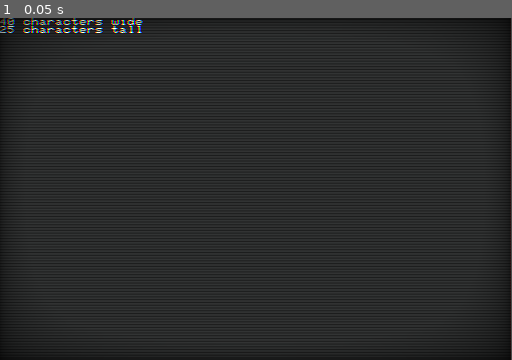
Above: before the commit, frame 1.
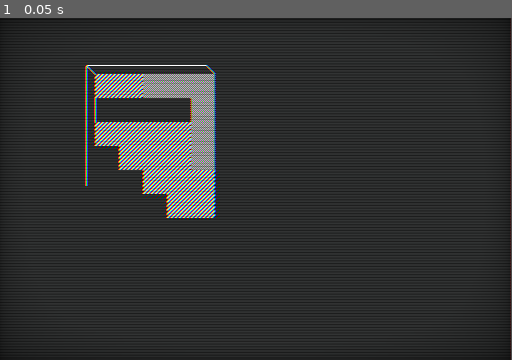
Above: after the commit, the same moment.

Repository: microaeris/ggj-2021
Game: Godot game, scene res://tests/test_renderer.tscn
Same seed, same stepped clock (60 frames per second), same inputs: the game is played once before the commit and once after it. The project has no main scene, so this scene is started directly.
Inputs:
- Up to frame 1 (0.05 s): no input

The runs differ from the first frame. In frame 1, 7.5% of the frame differs, in the area x 0-43%, y 0-59%.
Error before the commit: Invalid get index '1' (on base: 'Dictionary'). (res://scripts/renderer.gd:949)

Commit message:
Refactored the renderer to render around a camera center

Diff:
--- a/components/ascii_renderer.tscn
+++ b/components/ascii_renderer.tscn
@@ -15,7 +15,7 @@
 shader_param/curvature_y_amount = 4.0
 shader_param/corner_color = Color( 0, 0, 0, 1 )
 shader_param/show_vignette = true
-shader_param/vignette_opacity = 0.2
+shader_param/vignette_opacity = 0.12
 shader_param/show_horizontal_scan_lines = true
 shader_param/horizontal_scan_lines_amount = 123.3
 shader_param/horizontal_scan_lines_opacity = 0.25
--- a/scenes/main.tscn
+++ b/scenes/main.tscn
@@ -27,10 +27,10 @@
 anchor_top = 0.5
 anchor_right = 0.5
 anchor_bottom = 0.5
-margin_left = -256.305
-margin_top = -171.0
-margin_right = 255.695
-margin_bottom = 171.0
+margin_left = -232.978
+margin_top = -147.673
+margin_right = 279.022
+margin_bottom = 194.327
 
 [node name="HUD" type="RichTextLabel" parent="."]
 visible = false
--- a/scripts/main.gd
+++ b/scripts/main.gd
@@ -5,9 +5,9 @@
 func _ready():
 	var map_name = "TestMap1.map"   # TODO(jm) Don't hardcode
 	$Renderer/Map.load_map(map_name)
-	var pos: Vector2 = Vector2(20, 15)
 	$Renderer.clear_screen_buffer()
-	$Renderer.draw_map($Renderer/Map.map, pos)
+	$Renderer.set_camera_center($Map.get_center_pos())
+	$Renderer.draw_map()
 	print($Renderer.hash_screen_buffer())
 	$Renderer.update_screen()
 
--- a/scripts/map.gd
+++ b/scripts/map.gd
@@ -306,8 +306,11 @@
 	else:
 		print("Unsupported map")
 
+
 func set_map(map_arr):
 	map = map_arr
+	emit_signal("new_map_loaded")
+
 
 func is_there_voxel_above(pos: Vector3) -> bool:
 	if (pos.z + 1) >= len(map):
@@ -371,6 +374,13 @@
 
 func get_map_len_x() -> int:
 	return len(map[0][0])
+
+
+func get_center_pos() -> Vector3:
+	var y = get_map_len_y()
+	var x = get_map_len_x()
+	var z = get_map_len_z()
+	return Vector3(x / 2, y / 2, z / 2)
 
 
 func get_unique_numbers_in_map() -> Array:
--- a/scripts/renderer.gd
+++ b/scripts/renderer.gd
@@ -125,7 +125,7 @@
 	CHAR_HALF_DITHER,
 ]
 # The voxel that is in the center of the screen
-var camera_center_voxel_map_coords: Vector3 = Vector3(0,0,0)
+var _camera_center_voxel_map_coords: Vector3 = Vector3(0,0,0)
 
 # Coordinate system
 #	z - column
@@ -167,15 +167,40 @@
 
 ##
 
+func set_camera_center(pos: Vector3) -> void:
+	assert($Map.is_valid_pos(pos))
+	_camera_center_voxel_map_coords = pos
+
+
+func get_camera_center(pos: Vector3) -> Vector3:
+	return _camera_center_voxel_map_coords
+
+
 func assign_voxel_to_pattern() -> void:
 	# Choose colors for Jordan's voxels
 	var unique_voxel_arr: Array = $Map.get_unique_numbers_in_map()
 	assert(unique_voxel_arr.size() < 4, "Jordan, you're using too many colors!!")
 
+	voxel_pattern_dict.clear()
 	var i: int = 0
 	for voxel_num in unique_voxel_arr:
 		voxel_pattern_dict[str(voxel_num)] = voxel_dither_patterns[i]
 		i += 1
+
+
+func get_screen_buffer(pos: Vector2) -> String:
+	if is_valid_screen_space_pos(pos):
+		return screen_buffer[pos.y][pos.x]
+	else:
+		return "BAD BAD"
+
+
+func set_screen_buffer(pos: Vector2, value: String) -> void:
+	"""
+	Wrapper for writing to the screen buffer. Any attempts to write to an out of bounds address is ignored!
+	"""
+	if is_valid_screen_space_pos(pos):
+		screen_buffer[pos.y][pos.x] = value
 
 
 func clear_screen_buffer() -> void:
@@ -404,8 +429,10 @@
 	_copy_into_screen_buffer(VOXEL_ADD_INFRONT, pos)
 
 	## Extra special case!
-	if screen_buffer[pos.y][pos.x] == CHAR_DIAG:
-		screen_buffer[pos.y][pos.x] = " "
+	if get_screen_buffer(pos) == CHAR_DIAG:
+		set_screen_buffer(pos, " ")
+	# if screen_buffer[pos.y][pos.x] == CHAR_DIAG:
+	# 	screen_buffer[pos.y][pos.x] = " "
 
 	_fix_diag_interior_lines(pos, map_pos)
 	_fix_flat_right_t_corner(pos, map_pos)  # Special case
@@ -518,8 +545,11 @@
 	# Erase vertical interior lines
 	var offset_pos_to_old_interior_vert_line: Vector2 = Vector2(2, 6)  # Constant
 	var screen_pos: Vector2 = pos + offset_pos_to_old_interior_vert_line
-	while (screen_buffer[screen_pos.y][screen_pos.x] == CHAR_LEFT_BAR):
-		screen_buffer[screen_pos.y][screen_pos.x] = " "
+	# while (screen_buffer[screen_pos.y][screen_pos.x] == CHAR_LEFT_BAR):
+	# 	screen_buffer[screen_pos.y][screen_pos.x] = " "
+	# 	screen_pos.y += 1
+	while (get_screen_buffer(screen_pos) == CHAR_LEFT_BAR):
+		set_screen_buffer(screen_pos, " ")
 		screen_pos.y += 1
 
 	# Draw new interior lines.
@@ -537,8 +567,11 @@
 	# Erase horizontal interior lines
 	var offset_pos_to_old_interior_horiz_line: Vector2 = Vector2(6, 2)  # Constant
 	var screen_pos: Vector2 = pos + offset_pos_to_old_interior_horiz_line
-	while (screen_buffer[screen_pos.y][screen_pos.x] == CHAR_TOP_BAR):
-		screen_buffer[screen_pos.y][screen_pos.x] = " "
+	# while (screen_buffer[screen_pos.y][screen_pos.x] == CHAR_TOP_BAR):
+	# 	screen_buffer[screen_pos.y][screen_pos.x] = " "
+	# 	screen_pos.x += 1
+	while (get_screen_buffer(screen_pos) == CHAR_TOP_BAR):
+		set_screen_buffer(screen_pos, " ")
 		screen_pos.x += 1
 
 	# Draw new interior lines.
@@ -556,8 +589,12 @@
 	# Erase diag interior lines
 	var offset_pos_to_old_interior_diag_line: Vector2 = Vector2(2, 2)  # Constant
 	var screen_pos: Vector2 = pos + offset_pos_to_old_interior_diag_line
-	while (screen_buffer[screen_pos.y][screen_pos.x] == CHAR_DIAG):
-		screen_buffer[screen_pos.y][screen_pos.x] = " "
+	# while (screen_buffer[screen_pos.y][screen_pos.x] == CHAR_DIAG):
+	# 	screen_buffer[screen_pos.y][screen_pos.x] = " "
+	# 	screen_pos.y -= 1
+	# 	screen_pos.x -= 1
+	while (get_screen_buffer(screen_pos) == CHAR_DIAG):
+		set_screen_buffer(screen_pos, " ")
 		screen_pos.y -= 1
 		screen_pos.x -= 1
 
@@ -578,7 +615,8 @@
 	var offset_pos_to_interior_horiz_line: Vector2 = Vector2(3, 2)  # Constant
 	var screen_pos = pos + offset_pos_to_interior_horiz_line
 	for i in range(num_lines):
-		screen_buffer[screen_pos.y][screen_pos.x] = CHAR_TOP_BAR
+		# screen_buffer[screen_pos.y][screen_pos.x] = CHAR_TOP_BAR
+		set_screen_buffer(screen_pos, CHAR_TOP_BAR)
 		screen_pos.x += 1
 
 
@@ -586,7 +624,8 @@
 	var offset_pos_to_interior_vert_line: Vector2 = Vector2(2, 3)  # Constant
 	var screen_pos = pos + offset_pos_to_interior_vert_line
 	for i in range(num_lines):
-		screen_buffer[screen_pos.y][screen_pos.x] = CHAR_LEFT_BAR
+		# screen_buffer[screen_pos.y][screen_pos.x] = CHAR_LEFT_BAR
+		set_screen_buffer(screen_pos, CHAR_LEFT_BAR)
 		screen_pos.y += 1
 
 
@@ -594,7 +633,8 @@
 	var offset_pos_to_interior_vert_line: Vector2 = Vector2(1, 1)  # Constant
 	var screen_pos = pos + offset_pos_to_interior_vert_line
 	for i in range(num_lines):
-		screen_buffer[screen_pos.y][screen_pos.x] = CHAR_DIAG
+		# screen_buffer[screen_pos.y][screen_pos.x] = CHAR_DIAG
+		set_screen_buffer(screen_pos, CHAR_DIAG)
 		screen_pos.y -= 1
 		screen_pos.x -= 1
 
@@ -665,7 +705,8 @@
 			var screen_pos = pos + offset_pos_to_interior_line
 			var num_interior_vert_lines = count_x_edge(temp)
 			for i in range(num_interior_vert_lines):
-				screen_buffer[screen_pos.y][screen_pos.x] = CHAR_TOP_BAR
+				# screen_buffer[screen_pos.y][screen_pos.x] = CHAR_TOP_BAR
+				set_screen_buffer(screen_pos, CHAR_TOP_BAR)
 				screen_pos.x += 1
 
 
@@ -684,7 +725,8 @@
 			var num_interior_vert_lines = count_z_edge(temp)
 			# Draw in new interior lines
 			for i in range(num_interior_vert_lines):
-				screen_buffer[screen_pos.y][screen_pos.x] = CHAR_RIGHT_BAR
+				# screen_buffer[screen_pos.y][screen_pos.x] = CHAR_RIGHT_BAR
+				set_screen_buffer(screen_pos, CHAR_RIGHT_BAR)
 				screen_pos.y += 1
 
 
@@ -706,6 +748,7 @@
 			# Draw in new interior lines
 			for i in range(num_interior_horiz_lines):
 				screen_buffer[screen_pos.y][screen_pos.x] = CHAR_TOP_BAR
+				set_screen_buffer(screen_pos, CHAR_TOP_BAR)
 				screen_pos.x += 1
 
 
@@ -726,7 +769,8 @@
 			var num_interior_diag_lines = count_y_edge(temp)
 			# Draw in new interior lines
 			for i in range(num_interior_diag_lines):
-				screen_buffer[screen_pos.y][screen_pos.x] = CHAR_DIAG
+				# screen_buffer[screen_pos.y][screen_pos.x] = CHAR_DIAG
+				set_screen_buffer(screen_pos, CHAR_DIAG)
 				screen_pos.x -= 1
 				screen_pos.y -= 1
 
@@ -746,7 +790,8 @@
 			var num_interior_diag_lines = count_inner_y_edge(map_pos + Vector3(0, -1, 0))
 			# Draw in new interior lines
 			for i in range(num_interior_diag_lines):
-				screen_buffer[screen_pos.y][screen_pos.x] = CHAR_DIAG
+				# screen_buffer[screen_pos.y][screen_pos.x] = CHAR_DIAG
+				set_screen_buffer(screen_pos, CHAR_DIAG)
 				screen_pos.x -= 1
 				screen_pos.y -= 1
 
@@ -764,7 +809,8 @@
 		if not $Map.voxel_exists_at_pos(temp):
 			var offset_pos_to_interior_line: Vector2 = Vector2(4, 5)  # Constant
 			var screen_pos = pos + offset_pos_to_interior_line
-			screen_buffer[screen_pos.y][screen_pos.x] = CHAR_RIGHT_BAR
+			# screen_buffer[screen_pos.y][screen_pos.x] = CHAR_RIGHT_BAR
+			set_screen_buffer(screen_pos, CHAR_RIGHT_BAR)
 
 
 #	   ___
@@ -784,7 +830,8 @@
 			if num_interior_diag_lines > 0:
 				# Draw in new interior lines
 				for i in range(num_interior_diag_lines):
-					screen_buffer[screen_pos.y][screen_pos.x] = CHAR_DIAG
+					# screen_buffer[screen_pos.y][screen_pos.x] = CHAR_DIAG
+					set_screen_buffer(screen_pos, CHAR_DIAG)
 					screen_pos.x -= 1
 					screen_pos.y -= 1
 
@@ -813,14 +860,16 @@
 			# Just draw two small lines manually lol
 			var offset_pos_to_interior_line: Vector2 = Vector2(0, 3)  # Constant
 			var screen_pos = pos + offset_pos_to_interior_line
-			screen_buffer[screen_pos.y][screen_pos.x] = CHAR_DIAG
+			# screen_buffer[screen_pos.y][screen_pos.x] = CHAR_DIAG
+			set_screen_buffer(screen_pos, CHAR_DIAG)
 
 			var temp_2: Vector3 = map_pos + Vector3(0, 0, -1)
 			var num_interior_vert_lines: int = count_z_edge(temp_2) - 1
 			offset_pos_to_interior_line = Vector2(0, 4)
 			screen_pos = pos + offset_pos_to_interior_line
 			for i in range(num_interior_vert_lines):
-				screen_buffer[screen_pos.y][screen_pos.x] = CHAR_RIGHT_BAR
+				# screen_buffer[screen_pos.y][screen_pos.x] = CHAR_RIGHT_BAR
+				set_screen_buffer(screen_pos, CHAR_RIGHT_BAR)
 				screen_pos.y += 1
 
 
@@ -942,6 +991,39 @@
 	return edge_len
 
 
+func is_valid_screen_space_pos(pos: Vector2) -> bool:
+	return (pos.x > 0) and (pos.x < SCREEN_CHAR_WIDTH) and \
+		(pos.y > 0) and (pos.y < SCREEN_CHAR_HEIGHT)
+
+
+# Hard boi
+func voxel_map_space_to_screen_space(pos: Vector3) -> Vector2:
+	"""
+	Calculate the screen coord from the voxel map coord. Should represent the
+	top left of the voxel. If the voxel is off the screen, this function will
+	return negative values in the vector.
+	"""
+	assert($Map.is_valid_pos(pos))
+	var screen_center: Vector2 = Vector2(SCREEN_CHAR_WIDTH / 2, SCREEN_CHAR_HEIGHT / 2)
+	# This is where _camera_center_voxel_map_coords goes!
+	var top_left_of_camera_center_voxel: Vector2 = screen_center + Vector2(-2, -2)
+
+	var dist_between_voxel_and_camera_center_voxel = pos - _camera_center_voxel_map_coords
+
+	# Calculate if the voxel fits on the screen.
+	var screen_space_dist_x: int = dist_between_voxel_and_camera_center_voxel.x * VOXEL_WIDTH
+	var screen_space_dist_y: int = dist_between_voxel_and_camera_center_voxel.z * -VOXEL_HEIGHT
+	screen_space_dist_x += dist_between_voxel_and_camera_center_voxel.y
+	screen_space_dist_y += dist_between_voxel_and_camera_center_voxel.y
+
+	var voxel_screen_space_pos: Vector2 = top_left_of_camera_center_voxel + \
+		Vector2(screen_space_dist_x, screen_space_dist_y)
+	if is_valid_screen_space_pos(voxel_screen_space_pos):
+		return voxel_screen_space_pos
+	else:
+		return Vector2(-1, -1)
+
+
 func color_voxel(pos: Vector2, map_pos: Vector3) -> void:
 	var type: int = $Map.get_voxel_type(map_pos)
 
@@ -954,27 +1036,35 @@
 	for y in range(VOXEL_HEIGHT):
 		for x in range(VOXEL_WIDTH):
 			var cur_pos = pos + offset_to_front_face + Vector2(x, y)
-			screen_buffer[cur_pos.y][cur_pos.x] = pattern
-
-
-func draw_map(map: Array, bottom_right_voxel_screen_pos: Vector2) -> bool:
+			# screen_buffer[cur_pos.y][cur_pos.x] = pattern
+			set_screen_buffer(cur_pos, pattern)
+
+
+func draw_map() -> bool:
 	"""
 	Draws the entire map to the screen.
 	"""
-	var cur_pos: Vector2 = bottom_right_voxel_screen_pos # back most row.
+	# # This is the back most voxel that fits on the screen! It may not be
+	# # rendered in the end bc it was erase by a block in front of it,
+	# # but it would be rendered at some point!!!
+	# var bottom_right_voxel: Vector3 = ???
+	# var bottom_right_voxel_screen_pos: Vector2 = voxel_map_space_to_screen_space(bottom_right_voxel)
+	# var cur_pos: Vector2 = bottom_right_voxel_screen_pos
 
 	# Traverse back to front
 	for y in range($Map.get_map_len_y()):
-		cur_pos.y = bottom_right_voxel_screen_pos.y + y
-		cur_pos.x = bottom_right_voxel_screen_pos.x + y
-		var original_x = cur_pos.x
+		# cur_pos.y = bottom_right_voxel_screen_pos.y + y
+		# cur_pos.x = bottom_right_voxel_screen_pos.x + y
+		# var original_x = cur_pos.x
 		# Traverse bottom to top
 		for z in range($Map.get_map_len_z()):
-			cur_pos.x = original_x
+			# cur_pos.x = original_x
 			# Traverse from right to left
 			for x in range($Map.get_map_len_x() - 1, -1, -1):
 				var map_pos: Vector3 = Vector3(x, y, z)
+				var cur_pos: Vector2 = voxel_map_space_to_screen_space(map_pos)
 				if $Map.voxel_exists_at_pos(map_pos):
+
 					if not $Map.is_there_voxel_behind(map_pos):
 						if not $Map.is_there_voxel_right(map_pos) and \
 							not $Map.is_there_voxel_below(map_pos):
@@ -1001,8 +1091,8 @@
 						else:
 							_add_voxel_infront_and_left_top(cur_pos, map_pos)
 
-				cur_pos.x -= VOXEL_WIDTH
-			cur_pos.y -= VOXEL_HEIGHT
+			# 	cur_pos.x -= VOXEL_WIDTH
+			# cur_pos.y -= VOXEL_HEIGHT
 
 
 	# Separate pass to do coloring. Doing it this way because of edge case 2
@@ -1010,19 +1100,20 @@
 	# This way isn't the most efficient. Ideally should combine both for loops.
 	# Traverse back to front
 	for y in range($Map.get_map_len_y()):
-		cur_pos.y = bottom_right_voxel_screen_pos.y + y
-		cur_pos.x = bottom_right_voxel_screen_pos.x + y
-		var original_x = cur_pos.x
+		# cur_pos.y = bottom_right_voxel_screen_pos.y + y
+		# cur_pos.x = bottom_right_voxel_screen_pos.x + y
+		# var original_x = cur_pos.x
 		# Traverse bottom to top
 		for z in range($Map.get_map_len_z()):
-			cur_pos.x = original_x
+			# cur_pos.x = original_x
 			# Traverse from right to left
 			for x in range($Map.get_map_len_x() - 1, -1, -1):
 				var map_pos: Vector3 = Vector3(x, y, z)
+				var cur_pos: Vector2 = voxel_map_space_to_screen_space(map_pos)
 				if $Map.voxel_exists_at_pos(map_pos):
 					color_voxel(cur_pos, map_pos)
-				cur_pos.x -= VOXEL_WIDTH
-			cur_pos.y -= VOXEL_HEIGHT
+			# 	cur_pos.x -= VOXEL_WIDTH
+			# cur_pos.y -= VOXEL_HEIGHT
 
 	return true
 
@@ -1030,3 +1121,6 @@
 func _on_Map_new_map_loaded():
 	# Assign voxel type to dither pattern
 	assign_voxel_to_pattern()
+
+	# Choose a default center
+	set_camera_center($Map.get_center_pos())
--- a/tests/test_renderer.gd
+++ b/tests/test_renderer.gd
@@ -3,6 +3,7 @@
 ## Locals
 
 # Add new test functions to this array
+# I sit here.
 var test_bench = [
 	"_test_is_there",
 	"_test_is_valid_map_pos",
@@ -18,6 +19,8 @@
 	"_test_draw_donut",
 	"_test_draw_heart",
 	"_test_draw_diag",
+	"_test_voxel_map_space_to_screen_space",
+	"_test_draw_level_1",
 ]
 
 ## Builtin Callbacks
@@ -25,6 +28,7 @@
 func _ready():
 	for test in test_bench:
 		assert(call(test), "Test failed: " + test)
+	print("All tests passed.")
 
 ##
 
@@ -586,20 +590,14 @@
 	]
 	$Renderer/Map.set_map(map)
 
-	var expected_screen_hash: String = "0b9bf2a8665da9c3e5bfea0e7ddd90d607e07006"
-
-	var pos: Vector2 = Vector2(35, 20)
-	$Renderer.clear_screen_buffer()
-	$Renderer.draw_map(map, pos)
-
-	var resulting_hash: String = $Renderer.hash_screen_buffer()
-	assert(expected_screen_hash == resulting_hash, "Expected: " + expected_screen_hash + ". Actual: " + resulting_hash)
-
-	# var pos: Vector2 = Vector2(35, 20)
-	# clear_screen_buffer()
-	# draw_map(map, pos)
-	# print(hash_screen_buffer())
-	# update_screen()
+	var expected_screen_hash: String = "ae3ca1e382996db3d6c3f4f355e7fa8be7bd7a74"
+
+	$Renderer.clear_screen_buffer()
+	$Renderer.draw_map()
+
+	var resulting_hash: String = $Renderer.hash_screen_buffer()
+	assert(expected_screen_hash == resulting_hash, "Expected: " + expected_screen_hash + ". Actual: " + resulting_hash)
+	# $Renderer.update_screen()
 
 	return true
 
@@ -621,14 +619,14 @@
 	]
 	$Renderer/Map.set_map(map)
 
-	var expected_screen_hash: String = "5676ffe20061d8b1ce45eb6a9400e3675d72d8fa"
-
-	var pos: Vector2 = Vector2(35, 20)
-	$Renderer.clear_screen_buffer()
-	$Renderer.draw_map(map, pos)
-
-	var resulting_hash: String = $Renderer.hash_screen_buffer()
-	assert(expected_screen_hash == resulting_hash, "Expected: " + expected_screen_hash + ". Actual: " + resulting_hash)
+	var expected_screen_hash: String = "a958304aa0e2c90a62c0dea4cb613c1bd2fa1e63"
+
+	$Renderer.clear_screen_buffer()
+	$Renderer.draw_map()
+
+	var resulting_hash: String = $Renderer.hash_screen_buffer()
+	assert(expected_screen_hash == resulting_hash, "Expected: " + expected_screen_hash + ". Actual: " + resulting_hash)
+	# $Renderer.update_screen()
 
 	return true
 
@@ -693,3 +691,23 @@
 	assert(expected_screen_hash == resulting_hash, "Expected: " + expected_screen_hash + ". Actual: " + resulting_hash)
 
 	return true
+
+
+func _test_voxel_map_space_to_screen_space() -> bool:
+	var map_name = "TestMap1.map"
+	$Renderer/Map.load_map(map_name)
+	$Renderer.clear_screen_buffer()
+	$Renderer.set_camera_center(Vector3(1, 0, 0))
+	var res_pos: Vector2 = $Renderer.voxel_map_space_to_screen_space(Vector3(0, 0, 0))
+	assert(res_pos == Vector2(15, 10))  # I'm not 100% sure this is the right value....
+	return true
+
+
+func _test_draw_level_1() -> bool:
+	var map_name = "TestMap1.map"
+	$Renderer/Map.load_map(map_name)
+	$Renderer.clear_screen_buffer()
+	$Renderer.set_camera_center($Renderer/Map.get_center_pos())
+	$Renderer.draw_map()
+	$Renderer.update_screen()
+	return true
